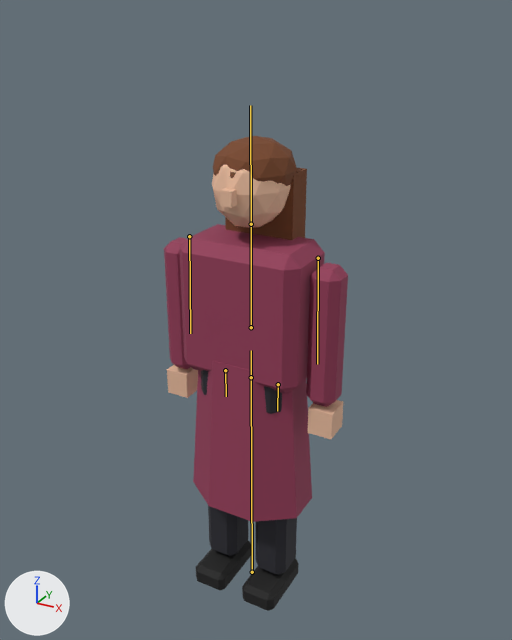
A saved change to the glTF model public/assets/ped_coat.glb.
Camera for both pictures: a camera (50 mm lens) standing at (1.12, -2.01, 2.16) and looking at (-0.02, 0.06, 1.12). The lights are fixed; the arrows at lower left show +X, +Y and +Z. The first picture is the older version. The bones that bend it are drawn over the model as lines.

Names of what the first picture shows: 'ped_coat_arm.L', 'ped_coat_arm.R', 'ped_coat_coat', 'ped_coat_hair', 'ped_coat_hairback', 'ped_coat_hand.L', 'ped_coat_hand.R', 'ped_coat_head', 'ped_coat_leg.L', 'ped_coat_leg.R', 'ped_coat_nose', 'ped_coat_pelvis', 'ped_coat_shoe.L', 'ped_coat_shoe.R', 'ped_coat_torso'.
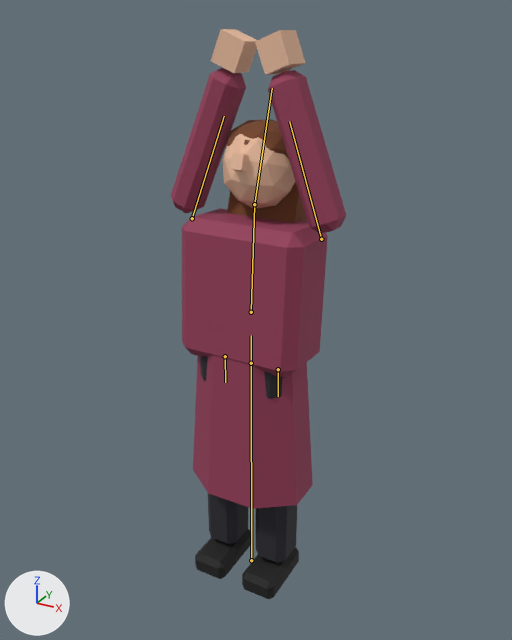
The newer file adds an action. The first version stands in its rest pose; the second is drawn at frame 6 of the action 'Cheer'.

Scene script edits in JSON lines:
```json
{"block": "bone_root", "where": "bone_root = bpy.data.objects['ped_coat'].pose.bones['root']"}
{"op": "set", "path": "bone_root.location", "old": "(0.0, 0.0, 0.0)", "new": "(0.0, 0.06, 0.0)"}
{"block": "bone_chest", "where": "bone_chest = bpy.data.objects['ped_coat'].pose.bones['chest']  # child of 'hips'"}
{"op": "set", "path": "bone_chest.rotation_quaternion", "old": "(1.0, 0.0, 0.0, 0.0)", "new": "(0.999, -0.035, 0.0, 0.0)", "note": "degrees (0, 0, 0) -> degrees (-4, 0, 0)"}
{"block": "bone_arm_l", "where": "bone_arm_l = bpy.data.objects['ped_coat'].pose.bones['arm.L']  # child of 'chest'"}
{"op": "set", "path": "bone_arm_l.rotation_quaternion", "old": "(1.0, 0.0, 0.0, 0.0)", "new": "(-0.017, 0.988, -0.156, 0.003)", "note": "degrees (0, 0, 0) -> degrees (-178, 0, -18)"}
{"block": "bone_arm_r", "where": "bone_arm_r = bpy.data.objects['ped_coat'].pose.bones['arm.R']  # child of 'chest'"}
{"op": "set", "path": "bone_arm_r.rotation_quaternion", "old": "(1.0, 0.0, 0.0, 0.0)", "new": "(-0.017, 0.988, 0.156, -0.003)", "note": "degrees (0, 0, 0) -> degrees (-178, 0, 18)"}
{"block": "bone_head", "where": "bone_head = bpy.data.objects['ped_coat'].pose.bones['head']  # child of 'chest'"}
{"op": "set", "path": "bone_head.rotation_quaternion", "old": "(1.0, 0.0, 0.0, 0.0)", "new": "(0.993, -0.122, 0.0, 0.0)", "note": "degrees (0, 0, 0) -> degrees (-14, 0, 0)"}
```

Boxes (x1, y1, x2, y2) around the edits, measured in the pictures (512 x 640 px):
```json
{"object": "ped_coat_torso", "change": "posed", "before": [179, 224, 325, 394], "after": [182, 208, 328, 378]}
{"object": "ped_coat_coat", "change": "posed", "before": [193, 361, 312, 522], "after": [193, 355, 313, 509]}
{"object": "ped_coat_arm.L", "change": "posed", "before": [306, 263, 348, 407], "after": [268, 70, 346, 234], "on screen": "84% wider, 14% taller"}
{"object": "ped_coat_arm.R", "change": "posed", "before": [164, 237, 190, 369], "after": [171, 68, 246, 213]}
{"object": "ped_coat_head", "change": "posed", "before": [212, 165, 291, 228], "after": [222, 134, 295, 209]}
{"object": "ped_coat_hair", "change": "posed", "before": [213, 136, 297, 186], "after": [225, 119, 289, 159]}
{"object": "ped_coat_hand.L", "change": "posed", "before": [308, 400, 344, 439], "after": [255, 30, 305, 75]}
{"object": "ped_coat_hairback", "change": "posed", "before": [225, 168, 307, 240], "after": [227, 181, 307, 223]}
{"object": "ped_coat_hand.R", "change": "posed", "before": [167, 365, 198, 398], "after": [211, 29, 258, 73]}
{"object": "ped_coat_shoe.L", "change": "posed", "before": [242, 558, 299, 611], "after": [242, 547, 299, 599]}
{"object": "ped_coat_shoe.R", "change": "posed", "before": [196, 541, 252, 590], "after": [195, 529, 252, 579]}
{"object": "ped_coat_nose", "change": "posed", "before": [220, 188, 237, 208], "after": [230, 153, 248, 172]}
{"bone": "root", "before": "(252, 572) to (251, 377)", "after": "(251, 560) to (251, 363)"}
{"bone": "chest", "before": "(251, 327) to (251, 224)", "after": "(251, 312) to (254, 204)"}
{"bone": "arm.L", "before": "(318, 258) to (317, 364)", "after": "(321, 239) to (289, 121)"}
{"bone": "arm.R", "before": "(189, 236) to (190, 333)", "after": "(192, 218) to (224, 116)"}
{"bone": "head", "before": "(251, 224) to (250, 105)", "after": "(254, 204) to (272, 88)"}
```
